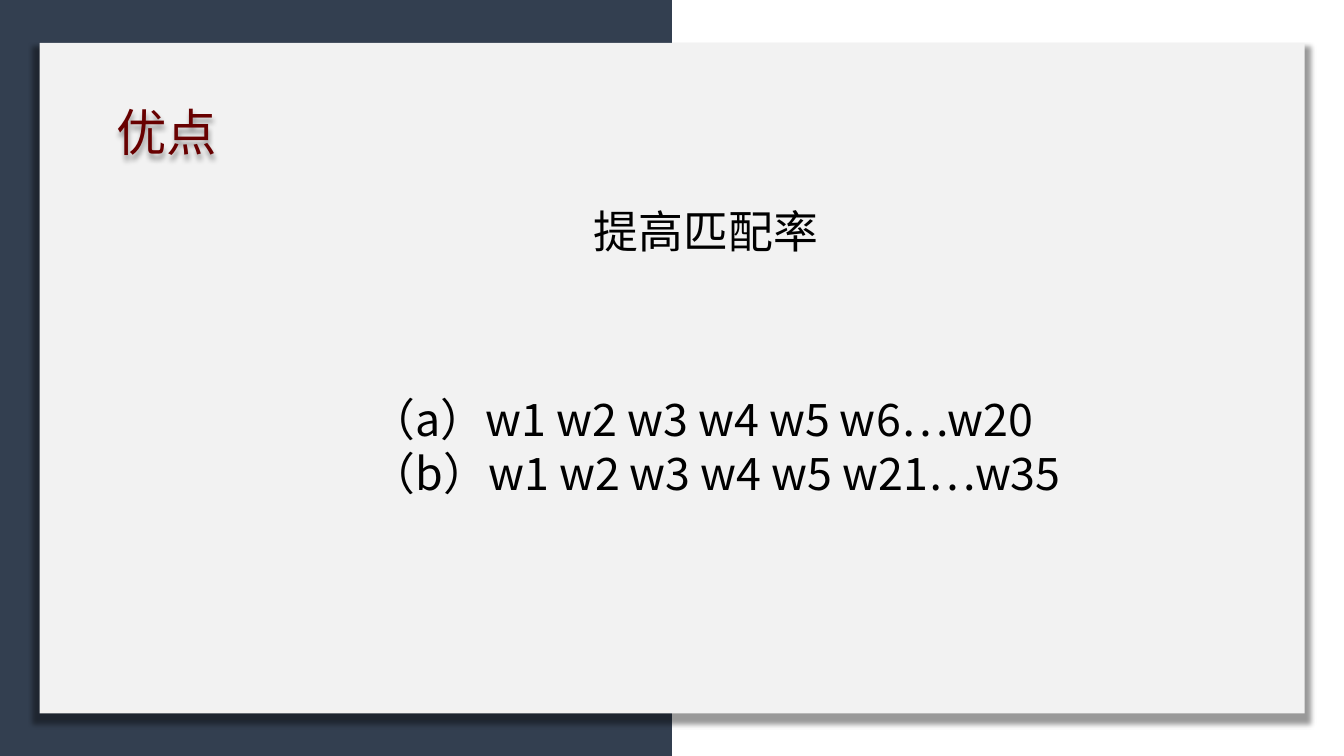
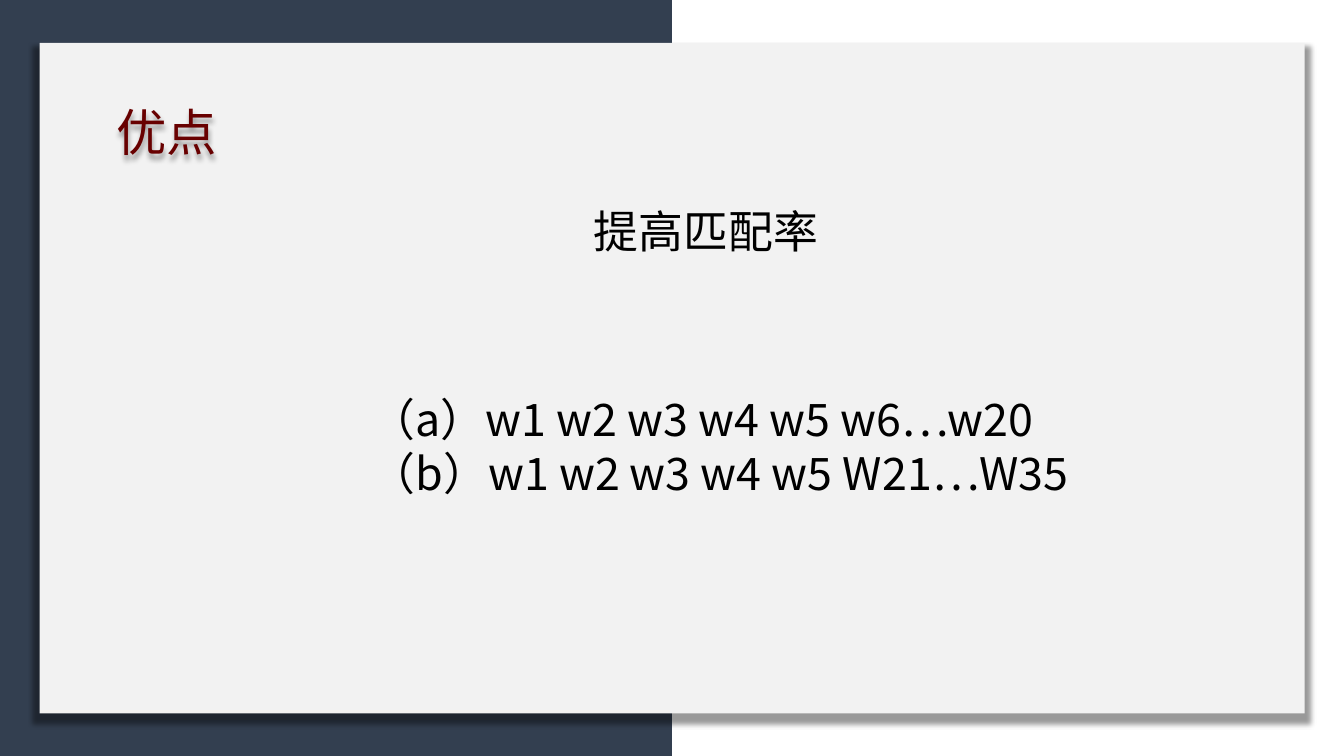
Before and after one commit to licheng0573/RosettaStone, a slide deck: slide 28 of 二组展示_10_24.pptx (slide 27 before the commit). Drawn at 1344x756 pixels with LibreOffice and Linux fonts; fonts in the diff are those of the drawing. Boxes give left, top, right and bottom in pixels: in the first picture for what was removed or moved away, otherwise in the second. Text is boxed around its words. In the diff, an @@ line names an element or a change of style, - is before the commit and + after.

```diff
--- a/二组展示_10_24.pptx
+++ b/二组展示_10_24.pptx
@@ text at <box>371,452,1069,494</box>: text changed @@
-（b）w1 w2 w3 w4 w5 w21…w35
+（b）w1 w2 w3 w4 w5 W21…W35
```
Also in this commit, not shown: 9 other slides changed, 2 slides added.
